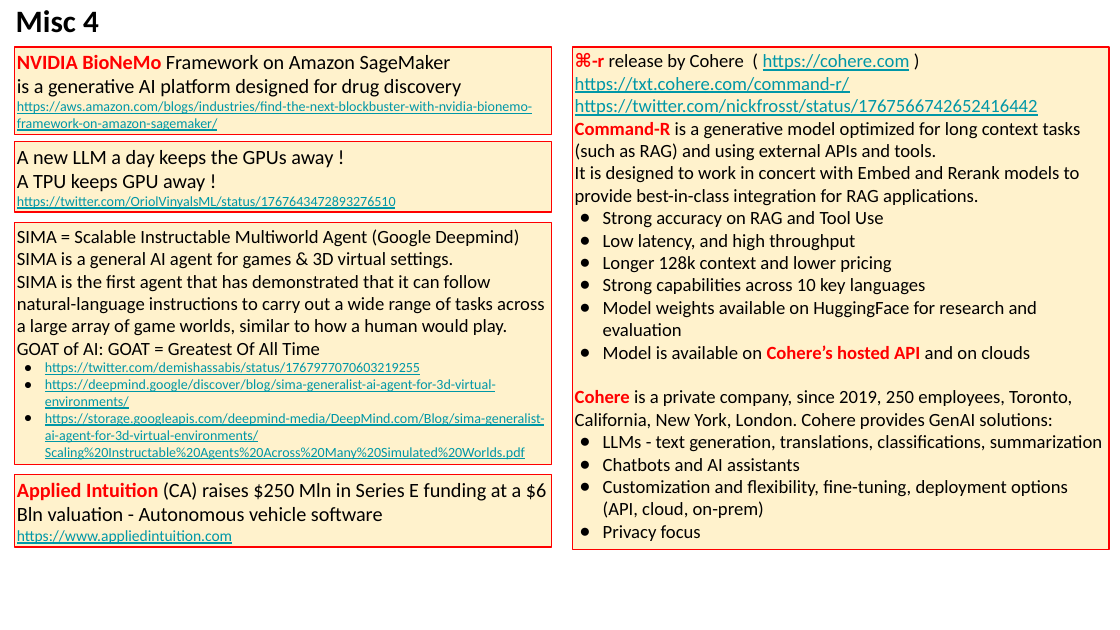
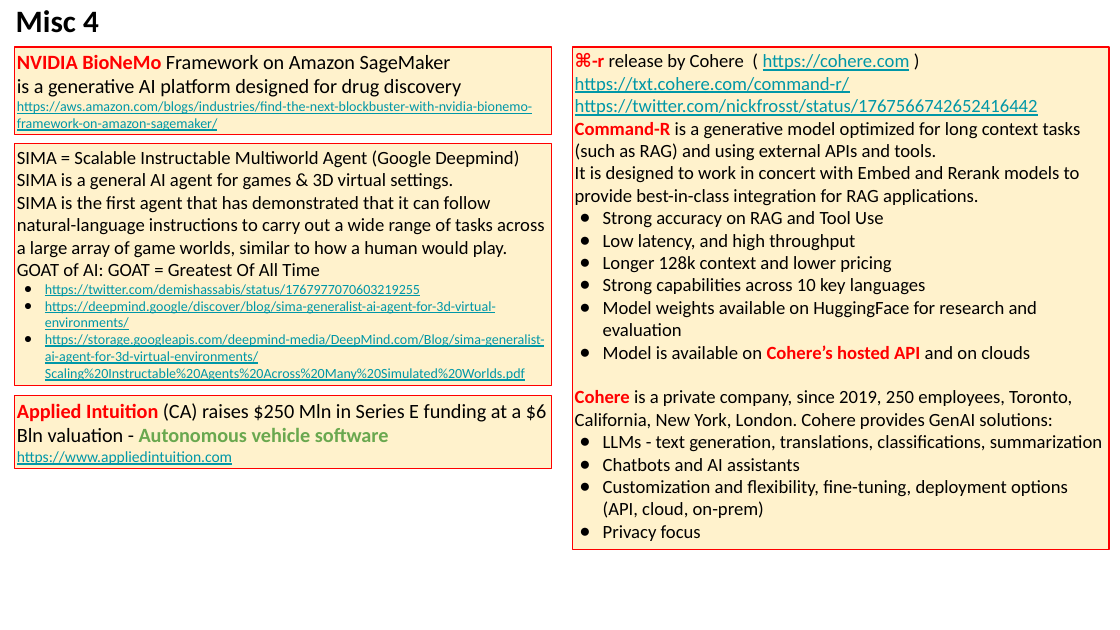
Before and after one commit to lselector/seminar, a slide deck: slide 9 of 2024/2024-03-15-AI-Updates.pptx (slide 7 before the commit). Drawn at 1120x630 pixels with LibreOffice and Linux fonts; fonts in the diff are those of the drawing. Boxes give left, top, right and bottom in pixels: in the first picture for what was removed or moved away, otherwise in the second. Text is boxed around its words. In the diff, an @@ line names an element or a change of style, - is before the commit and + after.

```diff
--- a/2024/2024-03-15-AI-Updates.pptx
+++ b/2024/2024-03-15-AI-Updates.pptx
@@ rectangle "SIMA = Scalable Instructable Multiworld ..." moved from (x1=15, y1=223, x2=551, y2=465) to (x1=15, y1=143, x2=551, y2=385) @@
@@ rectangle removed at (x1=15, y1=141, x2=551, y2=212) @@
-A new LLM a day keeps the GPUs away !
-A TPU keeps GPU away !
-https://twitter.com/OriolVinyalsML/status/1767643472893276510
@@ rectangle "Applied Intuition (CA) raises $250 ..." moved from (x1=15, y1=475, x2=551, y2=548) to (x1=15, y1=395, x2=551, y2=468) @@
@@ text in rectangle at (x1=17, y1=403, x2=546, y2=442): text colour #000000 to #6AA84F, bold on in "Autonomous vehicle software" @@
```
Also in this commit, not shown: 10 other slides changed, 1 slide added.
